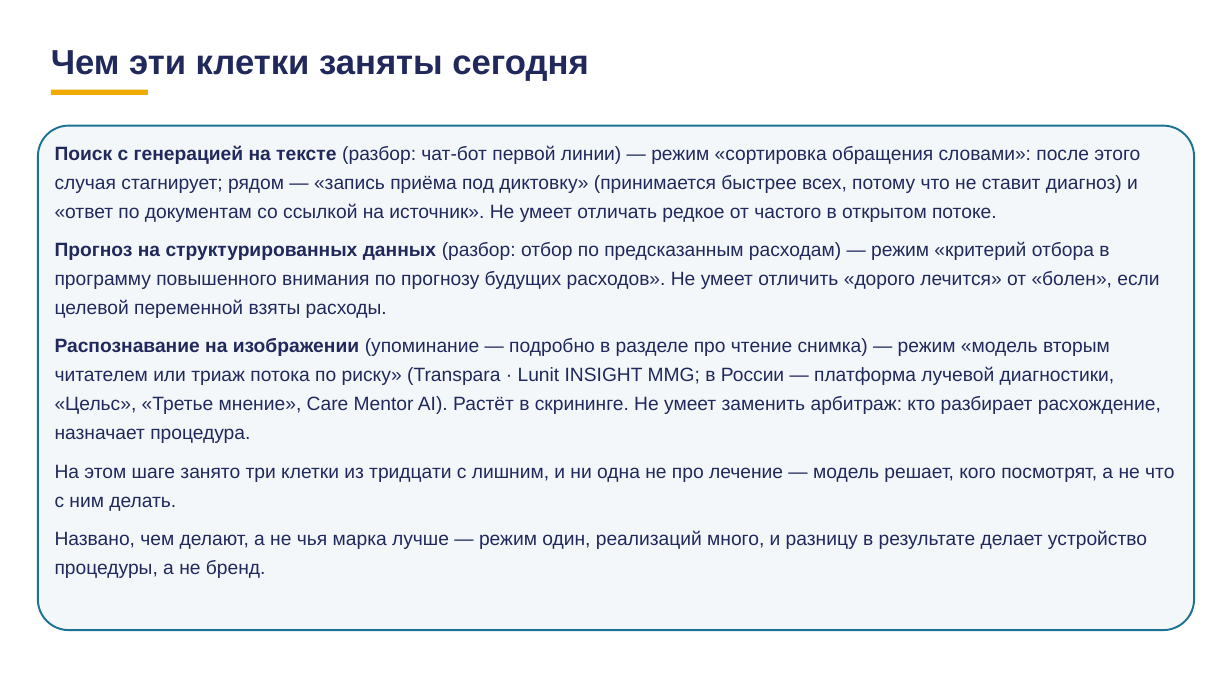
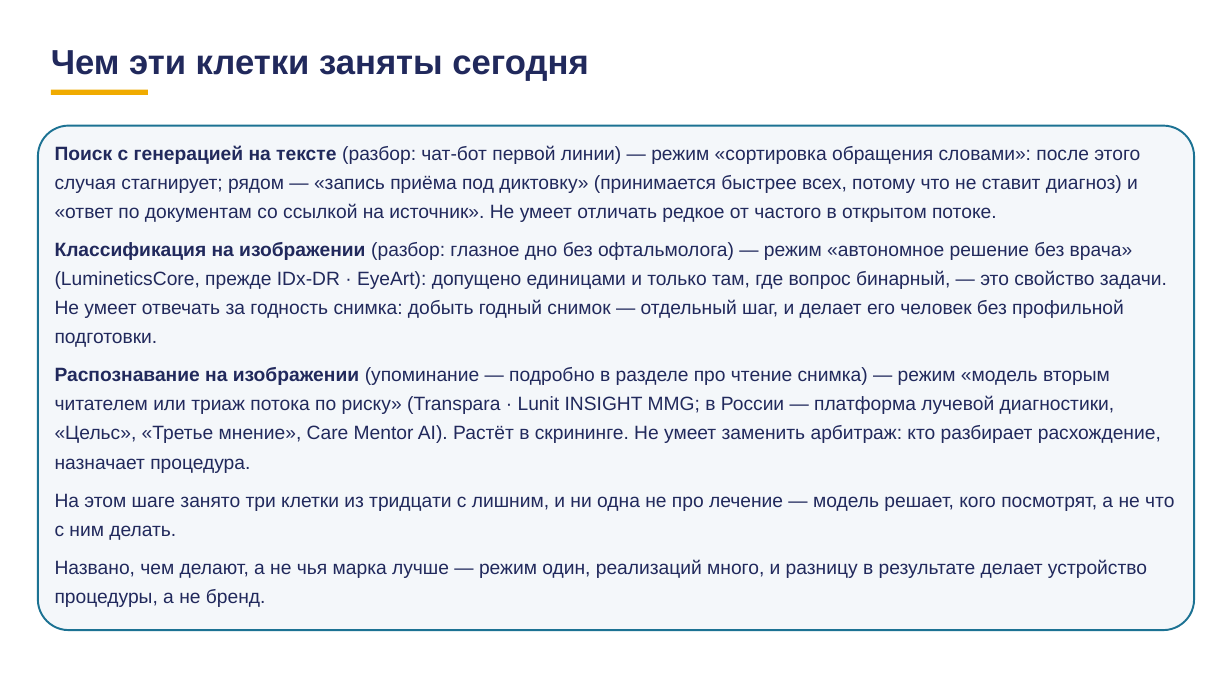
Before and after one commit to tellina-study/AI-usage-lessons, a slide deck: slide 21 of library/lectures/lec-07/rework/deck/lec-07-karkas.pptx. Drawn at 1232x693 pixels with LibreOffice and Linux fonts; fonts in the diff are those of the drawing. Boxes give left, top, right and bottom in pixels: in the first picture for what was removed or moved away, otherwise in the second. Text is boxed around its words. In the diff, an @@ line names an element or a change of style, - is before the commit and + after.

```diff
--- a/library/lectures/lec-07/rework/deck/lec-07-karkas.pptx
+++ b/library/lectures/lec-07/rework/deck/lec-07-karkas.pptx
@@ text at (55,242,1167,347): text changed @@
-Прогноз на структурированных данных (разбор: отбор по предсказанным расходам) — режим «критерий отбора в программу повышенного внимания по прогнозу будущих расходов». Не умеет отличить «дорого лечится» от «болен», если целевой переменной взяты расходы.
+Классификация на изображении (разбор: глазное дно без офтальмолога) — режим «автономное решение без врача» (LumineticsCore, прежде IDx-DR · EyeArt): допущено единицами и только там, где вопрос бинарный, — это свойство задачи. Не умеет отвечать за годность снимка: добыть годный снимок — отдельный шаг, и делает его человек без профильной подготовки.
```
Also in this commit, not shown: 62 other slides changed, 5 other files.
